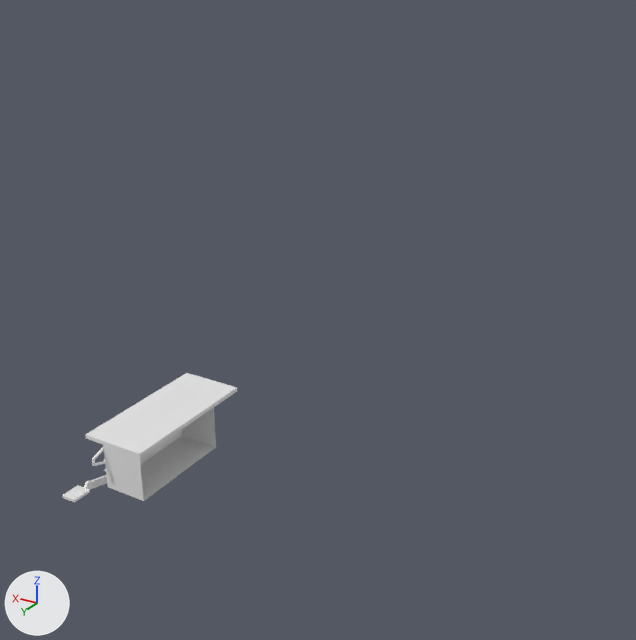
Two versions of the Blender file game/assets/models/Sojouner.blend, one commit apart.
Before and after are seen from a 50 mm lens placed at (-5.45, 6.36, 5.13), pointed at (0.96, -4.31, -0.2). Arrows for +X, +Y and +Z are at lower left; the lights stay in place. The older version comes first.
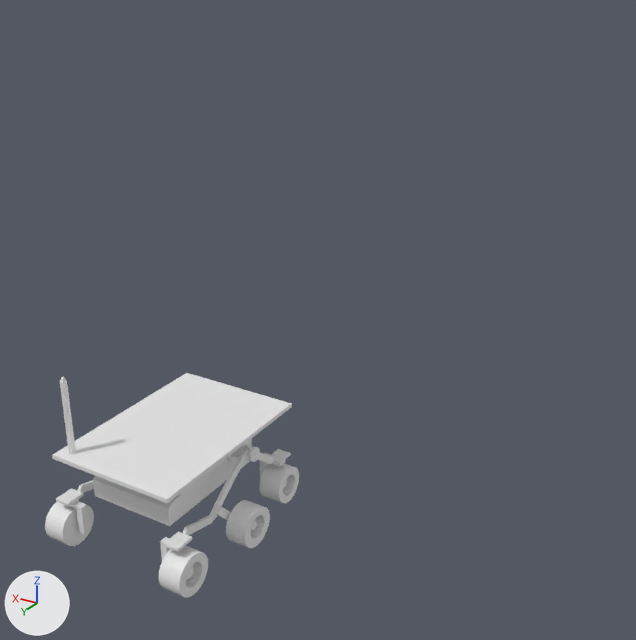
The change in detail:
me_cube is used by ob_cube; location (0.0, 0.0, 0.0).
me_cube had 593 vertices, 434 faces, 1 loose edge and spanned x 0.0..0.85, y -12.51..1.11, z -0.7..3.14.
me_cube now has 2364 vertices, 1519 faces, 2 loose edges and spans x -0.99..0.99, y -12.51..1.31, z -0.71..3.14.
me_cube part 1: a new loose piece of 224 vertices spanning x 0.64..0.89, y 0.87..1.31, z -0.71..-0.26.
me_cube part 2: a new loose piece of 224 vertices spanning x -0.89..-0.64, y 0.87..1.31, z -0.71..-0.26.
me_cube part 3: a new loose piece of 194 vertices spanning x -0.99..-0.75, y -0.08..0.38, z -0.7..-0.27.
me_cube part 4: a new loose piece of 192 vertices spanning x -0.85..-0.59, y -0.89..-0.47, z -0.7..-0.28.
me_cube part 5: 23 vertices moved from x 0.63..0.8, y 0.67..1.11, z -0.19..-0.11 to x 0.63..0.8, y 0.76..1.2, z -0.18..-0.1; 1 vertex removed from x 0.72, y 0.09, z -0.5; 710 vertices added at x -0.8..0.8, y -1.11..1.22, z -0.55..1.26.
Other edits to the shape of me_cube do not show in these pictures.

What differs and where, as boxes [x1, y1, x2, y2] in the pictures (636 x 640 px):
'Cube', reshaped
    before: [62, 373, 237, 503]
    after: [45, 373, 299, 598]
part 1 of me_cube, added
    after: [45, 502, 94, 546]
part 2 of me_cube, added
    after: [159, 545, 208, 598]
part 3 of me_cube, added
    after: [226, 500, 270, 548]
part 4 of me_cube, added
    after: [260, 464, 299, 503]
part 5 of me_cube, built on
    before: [62, 475, 107, 503]
    after: [52, 377, 292, 561]
